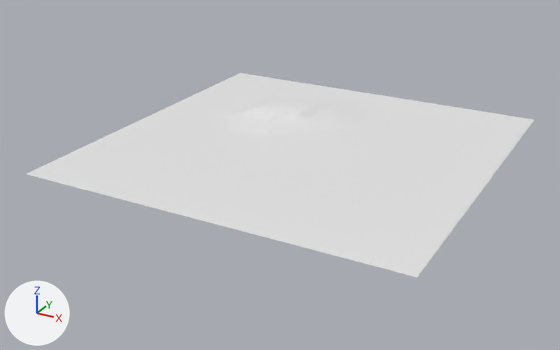
Renders of the Blender file assets/hill_1.blend from each side of a commit.
Rendered twice from a 50 mm lens placed at (440.0, -1049.0, 379.0), pointed at (-16.0, -219.0, -36.0). Arrows for +X, +Y and +Z are at lower left; the lights stay in place. The older version comes first.
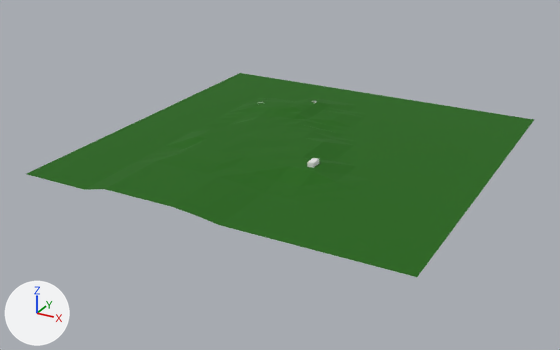
Patch to the scene script:
```diff
--- a/assets/hill_1.blend.py
+++ b/assets/hill_1.blend.py
@@ mat_grass @@
+mat_grass = principled_material('Grass')
+mat_grass.base_color = (0.0107, 0.128, 0.0)  # dark green #1b6400
+mat_grass.roughness = 0.886
@@ me_plane @@
 me_plane.from_pydata(...)  # 420 vertices, 380 faces; spans x -1.0..1.0, y -1.0..1.0, z 0.0..0.05
 # used by ob_plane; location = (0.4, -187.7, 0.0); scale = (250.0, 250.0, 277.0)
+# me_plane part 1: 10 of the vertices in x -0.5..0.12, y 0.12..0.44, z 0.0..0.02 are moved by (0.0, 0.0, 0.01)
+# me_plane part 2: 8 of the vertices in x -0.5..-0.19, y 0.12..0.38, z 0.01..0.02 are moved by (0.0, 0.0, 0.02)
+# me_plane part 3: 4 of the vertices in x 0.0, y -1.0..-0.62, z 0.0 are moved by (0.0, 0.0, 0.02)
+# me_plane part 4: 1 of the vertices in x -0.5, y -0.5, z 0.0 are moved by (0.0, 0.0, 0.02)
+# me_plane part 5: 70 of the vertices in x -0.5..0.25, y -1.0..0.19, z 0.0..0.01 are moved by (0.0, 0.0, 0.03)
+# me_plane part 6: 5 of the vertices in x -0.25..0.0, y -0.25..-0.12, z 0.0 are moved by (0.0, 0.0, 0.04)
+me_plane.materials.append(mat_grass)  # dark green #1b6400
```

Where the change shows, as pixel boxes [x1, y1, x2, y2] in the pictures (560 x 350 px; the box of a moved part takes in the faces that stretch with it):
'Plane', recoloured, reshaped (white to dark green): [27, 73, 534, 277] in both
part 1 of me_plane, moved or reshaped: before [224, 101, 359, 153]; after [228, 101, 359, 153]
part 2 of me_plane, moved or reshaped: before [233, 102, 297, 140]; after [234, 101, 297, 134]
part 3 of me_plane, moved or reshaped: before [172, 173, 264, 225]; after [172, 167, 264, 225]
part 4 of me_plane, moved or reshaped: before [136, 147, 193, 169]; after [137, 146, 193, 164]
part 5 of me_plane, moved or reshaped: before [84, 125, 356, 213]; after [84, 123, 356, 207]
part 6 of me_plane, moved or reshaped: before [215, 135, 312, 174]; after [215, 128, 312, 166]
